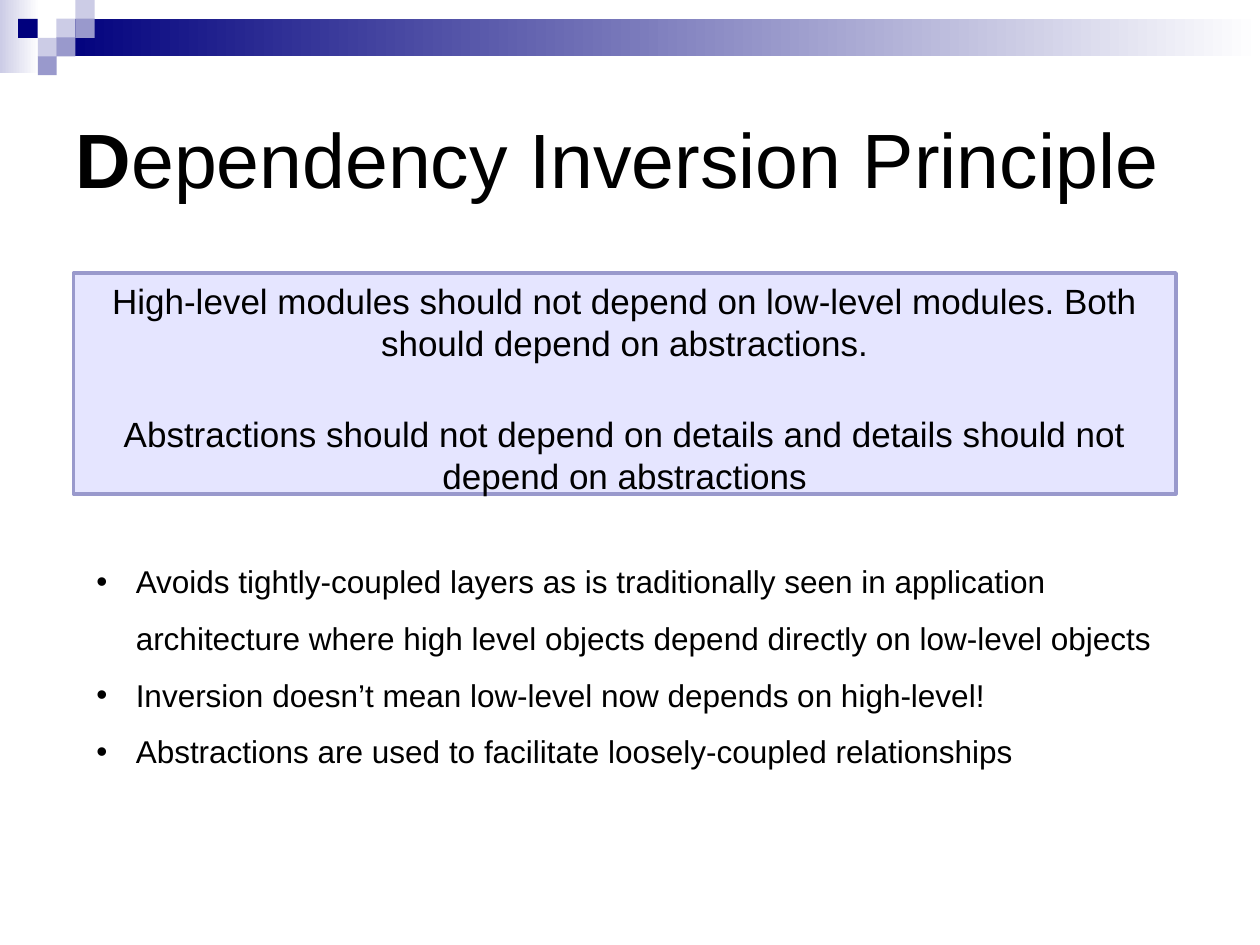
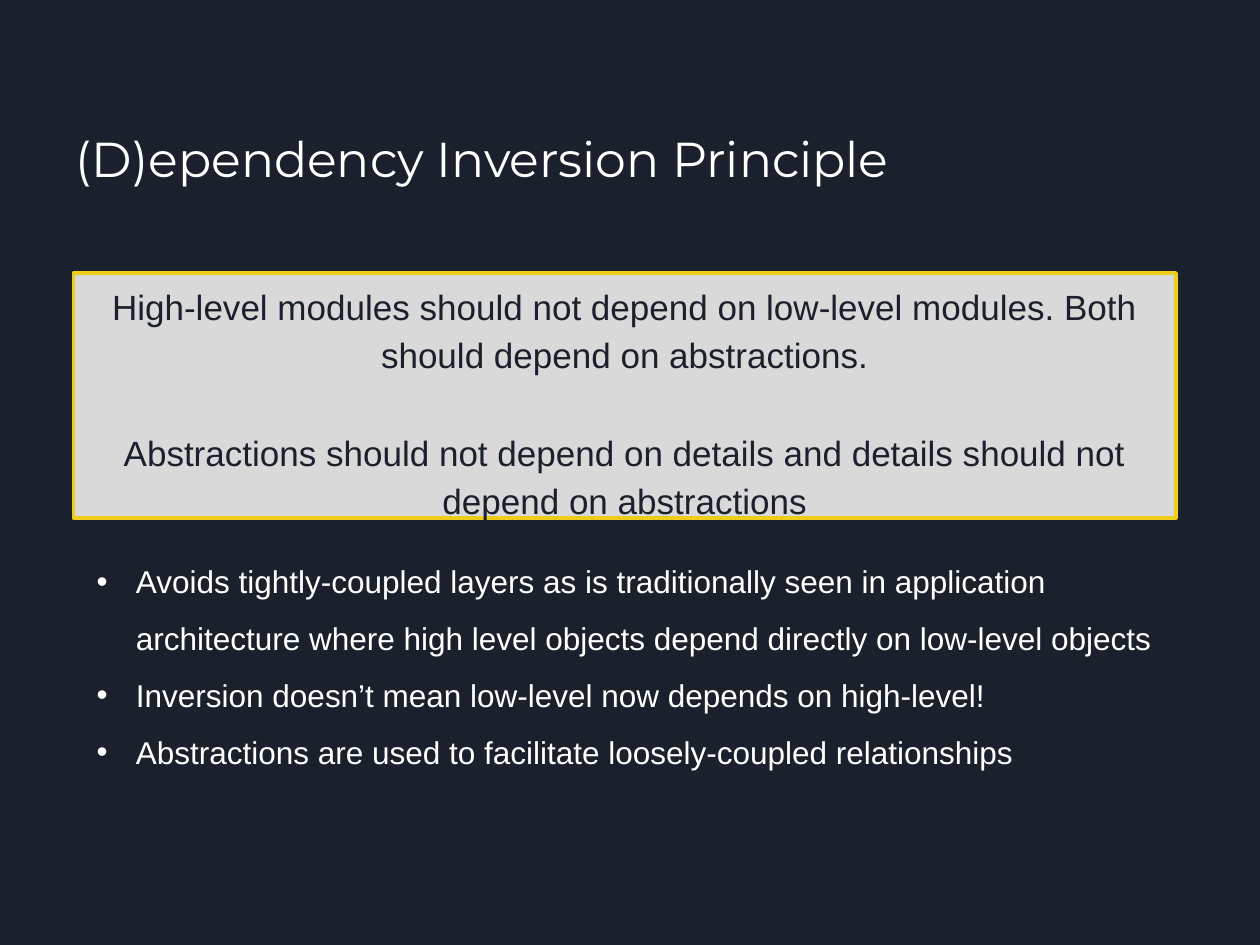
Before and after one commit to apatequil/SOLIDPrinciples.TS, a slide deck: slide 10 of src/documentation/presentation.pptx. Drawn at 1260x945 pixels with LibreOffice and Linux fonts; fonts in the diff are those of the drawing. Boxes give left, top, right and bottom in pixels: in the first picture for what was removed or moved away, otherwise in the second. Text is boxed around its words. In the diff, an @@ line names an element or a change of style, - is before the commit and + after.

Commit message:
Updated presentation to new format and minor fixes

```diff
--- a/src/documentation/presentation.pptx
+++ b/src/documentation/presentation.pptx
@@ background #FFFFFF to #1B212C @@
@@ group removed at box(0, 0, 1260, 76): 9 rectangles @@
@@ title at box(76, 140, 889, 187): text changed; size 44 to 28 pt; font Arial to Montserrat; text colour #000000 to #FFFFFF @@
-Dependency Inversion Principle
+(D)ependency Inversion Principle
@@ text "High-level modules should not depend ...": place and size @@
-text "High-level modules should not depend ..." at box(73, 273, 1176, 507)
+text "High-level modules should not depend ..." at box(73, 273, 1176, 530)
@@ text "High-level modules should not depend ..." at box(73, 273, 1176, 530): text colour #000000 to #1B212C; line spacing 1 to 1.15; less space between paragraphs; fill #E5E5FF to #D9D9D9; outline #9999CC 2 pt to #EECE1A 2 pt @@
@@ text "Avoids tightly-coupled layers as is ..." at box(136, 570, 1151, 770): text colour #000000 to #FFFFFF @@
```
Also in this commit, not shown: 10 other slides changed.
